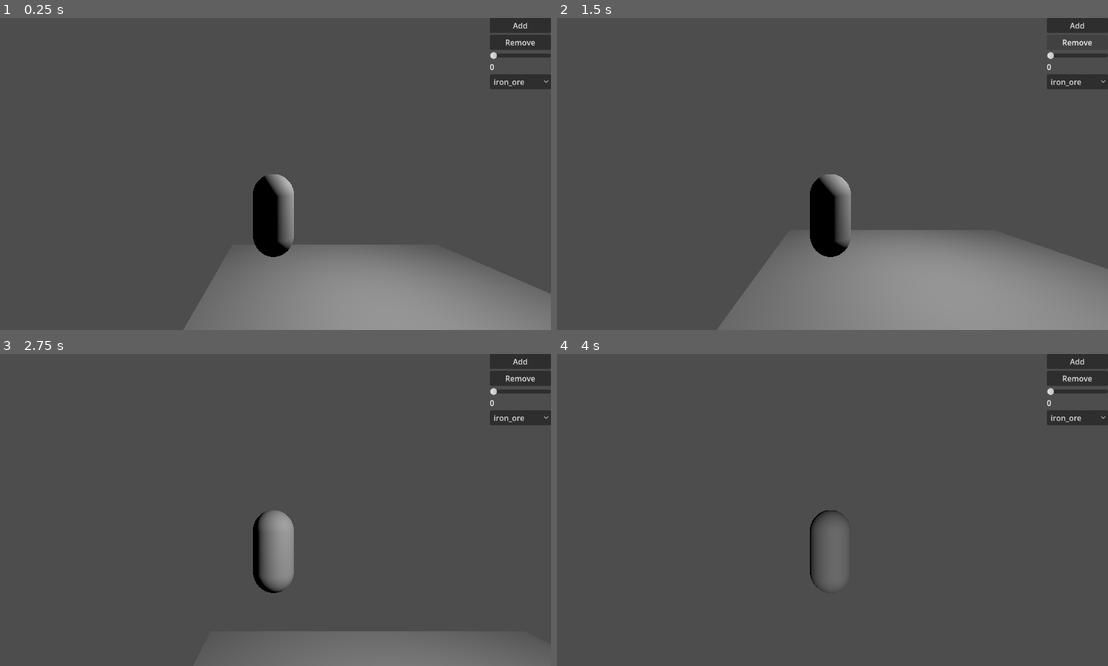
Above: before the commit, frames 1-4 (two rows, left to right).
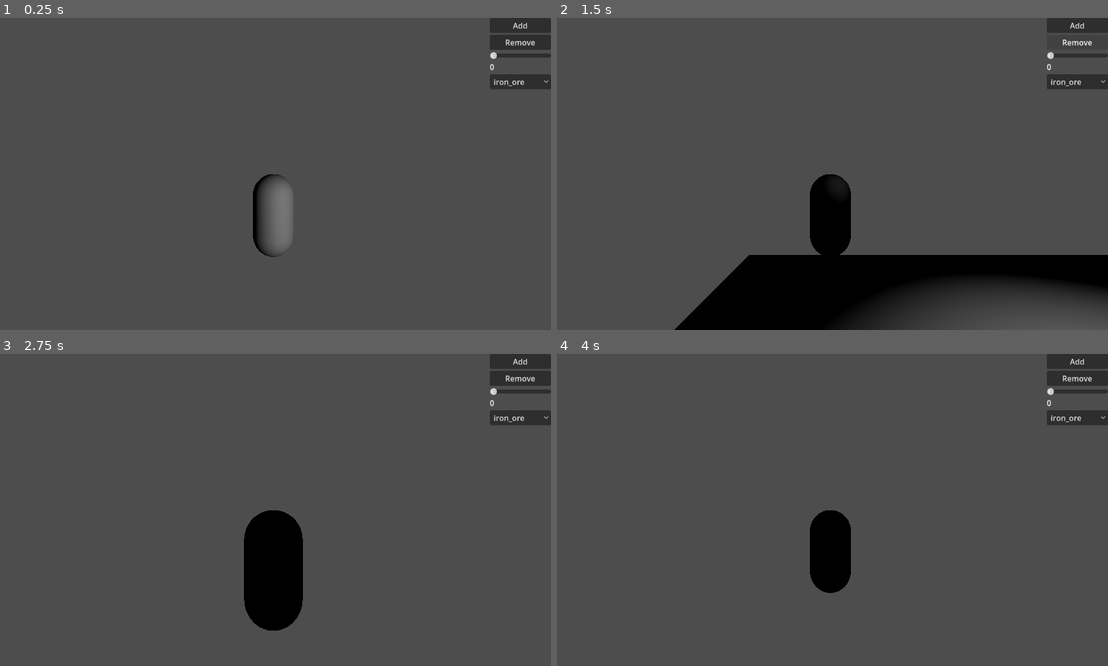
Above: after the commit, the same moments.

Repository: FyX0X/firkx-game-jam
Game: Godot game, scene res://main.tscn
Same seed, same stepped clock (60 frames per second), same inputs: the game is played once before the commit and once after it.
Inputs (mouse positions are in pixels of both pictures, inside the frame that each line leads up to):
- Up to frame 1 (0.25 s): no input
- Up to frame 2 (1.5 s): click "Add" at 0.5 s; click "Remove" at 1.25 s
- Up to frame 3 (2.75 s): move the mouse to (303, 510) at 2.02 s; hold W (forward) from 2.03 s (still down); tap Space (jump) at 2.27 s
- Up to frame 4 (4 s): keep holding W (forward); move the mouse to (804, 510) at 2.77 s; tap Space (jump) at 3.02 s; move the mouse to (843, 503) at 3.52 s

The runs differ from the first frame. In frame 1, 16% of the frame differs, in the area x 33-100%, y 50-100%; in frame 2, 21%, in the area x 21-100%, y 50-100%; in frame 3, 7.9%; in frame 4, 1.7%.
Error in both runs: Invalid access to property or key 'iron_ore' on a base object of type 'Dictionary'. (res://Inventory/inventory.gd:28)

Commit message:
Erased all the ; because we're not in C

Diff:
--- a/Buildings/Drills/drill.gd
+++ b/Buildings/Drills/drill.gd
@@ -1,17 +1,17 @@
 extends Building
 
-var type : String;
-var outputs : Dictionary = {};
+var type : String
+var outputs : Dictionary = {}
 
 
 # Called when the node enters the scene tree for the first time.
 func _ready() -> void:
-	outputs[type] = 0;
+	outputs[type] = 0
 
 
 # Called every frame. 'delta' is the elapsed time since the previous frame.
 func _process(delta: float) -> void:
-	buffer += process_speed * delta;
+	buffer += process_speed * delta
 	if (buffer >= 1):
-		outputs[type] += 1;
-		buffer -= 1;
+		outputs[type] += 1
+		buffer -= 1
--- a/Buildings/Factory/factory.gd
+++ b/Buildings/Factory/factory.gd
@@ -1,8 +1,8 @@
 extends Building
 
-@export var recipe : Dictionary; #ie my_recipe = {"input" : {ITEMS}, "output" : {ITEMS}, "time" : FLOAT}
-var inputs : Dictionary;
-var outputs : Dictionary = {};
+@export var recipe : Dictionary ={} #ie my_recipe = {"input" : {ITEMS}, "output" : {ITEMS}, "time" : FLOAT}
+var inputs : Dictionary
+var outputs : Dictionary = {}
 
 # Called when the node enters the scene tree for the first time.
 func _ready() -> void:
--- a/Buildings/Factory/factory.tscn
+++ b/Buildings/Factory/factory.tscn
@@ -1,7 +1,8 @@
 [gd_scene format=3 uid="uid://ctquw3vjfldvm"]
 
-[ext_resource type="PackedScene" uid="uid://ccafhp5bef5b3" path="res://Buildings/buildings.tscn" id="1_jnyxf"]
-[ext_resource type="Script" uid="uid://b4ox2ex38d13q" path="res://Buildings/Factory/factory.gd" id="2_iphof"]
+[ext_resource type="PackedScene" uid="uid://ccafhp5bef5b3" path="res://Buildings/buildings.tscn" id="1_7h7j1"]
+[ext_resource type="Script" uid="uid://b4ox2ex38d13q" path="res://Buildings/Factory/factory.gd" id="2_4jq7f"]
 
-[node name="Factory" unique_id=243835565 instance=ExtResource("1_jnyxf")]
-script = ExtResource("2_iphof")
+[node name="Factory" unique_id=243835565 instance=ExtResource("1_7h7j1")]
+script = ExtResource("2_4jq7f")
+recipe = {}
--- a/Buildings/buildings.gd
+++ b/Buildings/buildings.gd
@@ -1,21 +1,28 @@
 class_name Building
 extends StaticBody3D
 
-var size : float;
-var process_speed : float;
-var buffer : float;
-var cost : Dictionary;
+
+var health : int
+var process_speed : float
+var buffer : float
+var cost : Dictionary
+var inventory : Inventory
 
 
 # Called when the node enters the scene tree for the first time.
 func _ready() -> void:
 	buffer = 0.0
-	pass # Replace with function body.
+	inventory = $Inventory
 
 
 func _on_interact() -> void:
-	#self.open_inventory();
+	inventory.show()
 	pass
 
-func _on_destroyed() -> void :
-	pass
+func _on_destroyed(player_inventory : Inventory) -> void :
+	for item in inventory.get_all_items():
+		player_inventory.add_item(item, inventory.get_all_items()[item])
+	for item in cost :
+		player_inventory.add_item(item, cost[item])
+	print("Batiment detruit")
+	queue_free()
--- a/Buildings/buildings.tscn
+++ b/Buildings/buildings.tscn
@@ -1,6 +1,7 @@
 [gd_scene format=3 uid="uid://ccafhp5bef5b3"]
 
 [ext_resource type="Script" uid="uid://glos5346diyn" path="res://Buildings/buildings.gd" id="1_ocqis"]
+[ext_resource type="PackedScene" uid="uid://fsa4twm22msf" path="res://Inventory/inventory.tscn" id="2_qnjey"]
 
 [sub_resource type="BoxShape3D" id="BoxShape3D_4kxuq"]
 
@@ -18,3 +19,5 @@
 [node name="MeshInstance3D" type="MeshInstance3D" parent="." unique_id=1292359159]
 mesh = SubResource("BoxMesh_4kxuq")
 surface_material_override/0 = SubResource("StandardMaterial3D_mti6b")
+
+[node name="Inventory" parent="." unique_id=1803995424 instance=ExtResource("2_qnjey")]
--- a/World/World.tscn
+++ b/World/World.tscn
@@ -1,19 +1,19 @@
 [gd_scene format=3 uid="uid://d0qsixhs4x7nf"]
 
-[sub_resource type="BoxMesh" id="BoxMesh_4kxuq"]
+[sub_resource type="BoxMesh" id="BoxMesh_mti6b"]
 
-[node name="World" type="RigidBody3D" unique_id=1479313556]
+[node name="StaticBody3D" type="StaticBody3D" unique_id=258942767]
 transform = Transform3D(10, 0, 0, 0, 10, 0, 0, 0, 10, 0, 0, 0)
-metadata/_edit_group_ = true
 
-[node name="CollisionPolygon3D" type="CollisionPolygon3D" parent="." unique_id=91137273]
+[node name="CollisionPolygon3D" type="CollisionPolygon3D" parent="." unique_id=224610784]
+transform = Transform3D(1, 0, 0, 0, -4.371139e-08, -1, 0, 1, -4.371139e-08, 0, 0, 0)
 polygon = PackedVector2Array(0, 0, 1, 0, 1, 1, 0, 1)
 
-[node name="MeshInstance3D" type="MeshInstance3D" parent="." unique_id=153103404]
-transform = Transform3D(1, 0, 0, 0, 1, 0, 0, 0, 1, 0.5, 0.5, 0)
-mesh = SubResource("BoxMesh_4kxuq")
+[node name="MeshInstance3D" type="MeshInstance3D" parent="." unique_id=775018586]
+transform = Transform3D(1, 0, 0, 0, 1, 0, 0, 0, 1, 0.5, 0, 0.5)
+mesh = SubResource("BoxMesh_mti6b")
 
-[node name="OmniLight3D" type="OmniLight3D" parent="." unique_id=1767967913]
-transform = Transform3D(0.1, 0, 0, 0, 0.1, 0, 0, 0, 0.1, 0.5, 1.5, 0)
-light_energy = 5.0
-omni_range = 20.0
+[node name="OmniLight3D" type="OmniLight3D" parent="." unique_id=1221873044]
+transform = Transform3D(0.1, 0, 0, 0, 0.1, 0, 0, 0, 0.1, 0.5, 1, 0.5)
+light_energy = 9.713
+omni_range = 6.556
--- a/main.tscn
+++ b/main.tscn
@@ -9,6 +9,6 @@
 [node name="World" parent="." unique_id=1479313556 instance=ExtResource("2_h2yge")]
 
 [node name="Player" parent="." unique_id=1614768388 groups=["player"] instance=ExtResource("1_0xm2m")]
-transform = Transform3D(1, 0, 0, 0, 1, 0, 0, 0, 1, 2, 12.5, 0)
+transform = Transform3D(1, 0, 0, 0, 1, 0, 0, 0, 1, 2, 10, 0)
 
 [node name="HUD" parent="." unique_id=594591012 instance=ExtResource("3_h2yge")]
